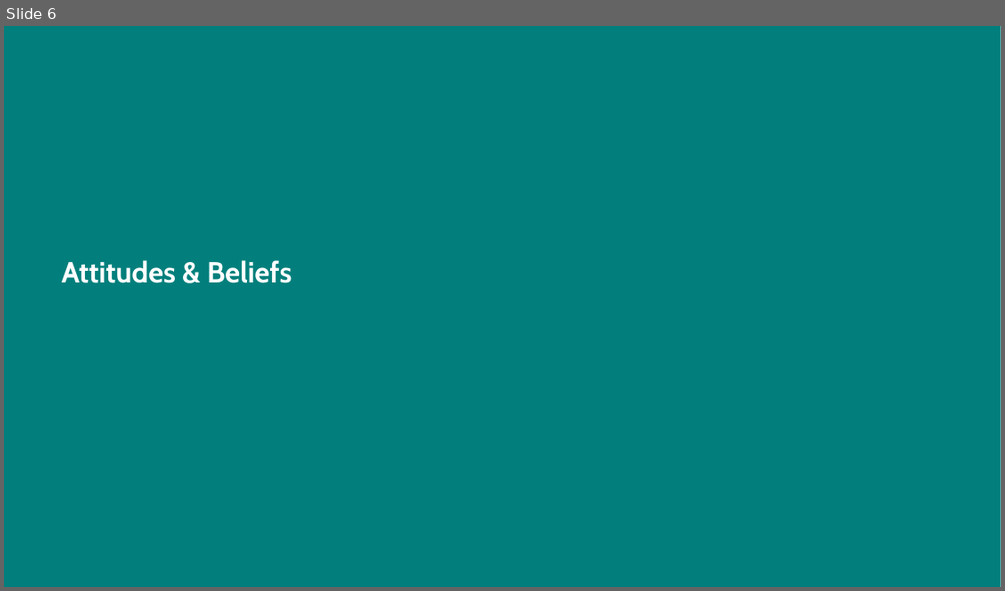
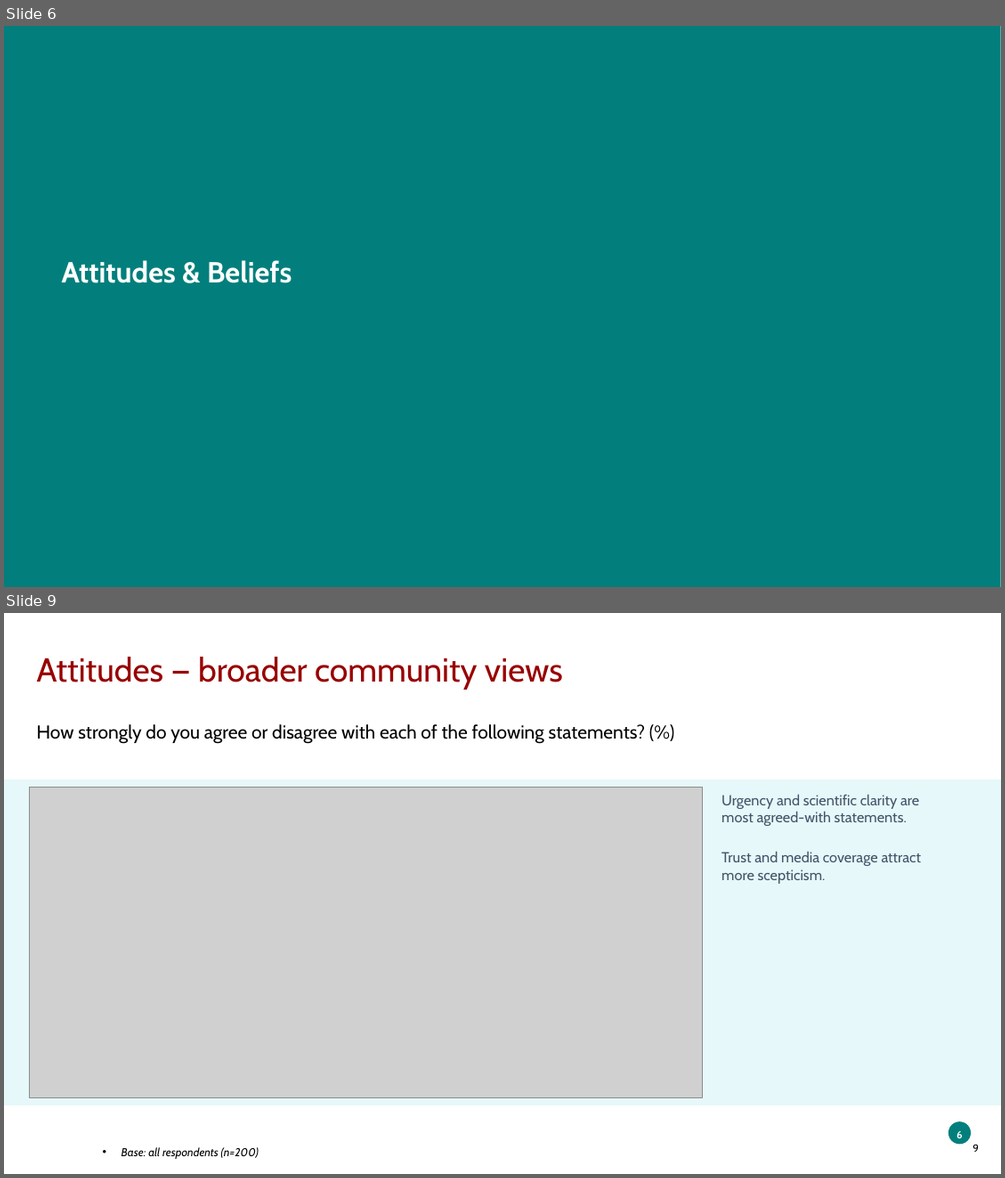
Before and after one commit to ThomasB4242/Test-1, a slide deck: sample_data/output.pptx. Shown one above the other, each under a label of ours: slide 6 before the commit, slides 6 and 9 after it; the slides between them are not shown. The pictures are 1005x591 and 1005x1178 pixels, drawn with LibreOffice and Linux fonts; fonts in the diff are those of the drawing; grey boxes stand for pictures; background and template pictures are left out. Boxes give left, top, right and bottom in pixels: in the first picture for what was removed or moved away, otherwise in the second. Text is boxed around its words. In the diff, an @@ line names an element or a change of style, - is before the commit and + after.

```diff
--- a/sample_data/output.pptx
+++ b/sample_data/output.pptx
@@ slide 9 added at bbox=[4, 613, 1001, 1174], background #FFFFFF @@
@@ title added at bbox=[37, 657, 563, 689], 32 pt, text #980000 @@
+Attitudes — broader community views
@@ text added at bbox=[37, 724, 645, 744], 18 pt, text #000000 @@
+How strongly do you agree or disagree with each of the following statements? (%)
@@ rounded rectangle added at bbox=[4, 779, 1001, 1105], fill #E6F8F9 @@
@@ picture added at bbox=[30, 787, 703, 1097] @@
@@ text added at bbox=[721, 794, 922, 884], 14 pt, text #44546A @@
+Urgency and scientific clarity are
+most agreed-with statements.
+Trust and media coverage attract
+more scepticism.
@@ ellipse added at bbox=[948, 1121, 971, 1144], fill #027F7C @@
@@ text added at bbox=[956, 1131, 963, 1138], 10 pt, text #FFFFFF, bold @@
+6
@@ page number added at bbox=[972, 1143, 979, 1151], 10 pt, text #000000 @@
+9
@@ text added at bbox=[121, 1147, 259, 1159], 11 pt, text #000000, italic @@
+• Base: all respondents (n=200)
```
Also in this commit, not shown: 4 slides changed, 5 other files.
